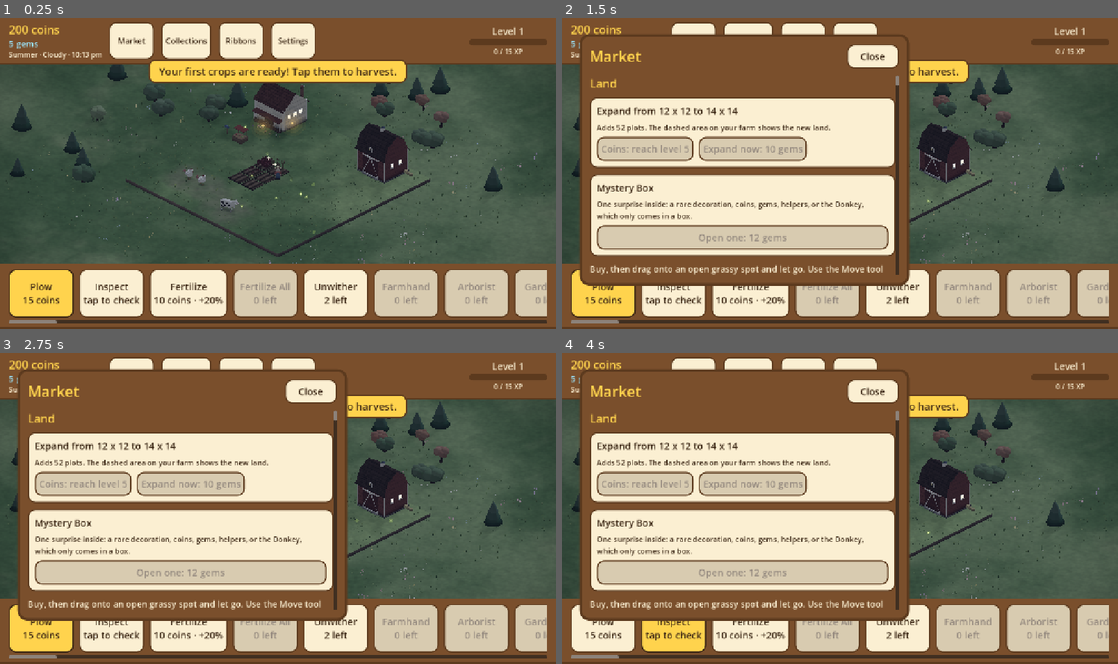
Above: before the commit, frames 1-4 (two rows, left to right).
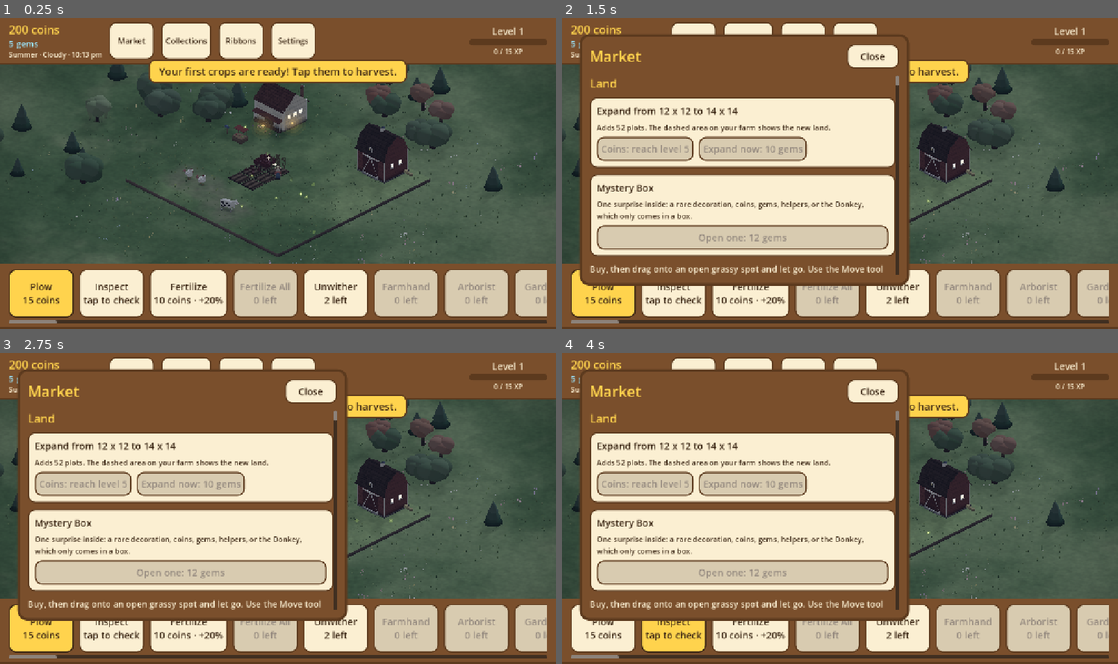
Above: after the commit, the same moments.

Repository: aniket-patra-1998/farm-game
Game: Godot game, scene res://scenes/main.tscn
Two runs of this game, one before a commit and one after it. Both use one fixed random seed, a clock stepped at 60 frames per second and the inputs below.
Inputs:
- Up to frame 1 (0.25 s): no input
- Up to frame 2 (1.5 s): click "Market" at 0.5 s; click "Collections" at 1.25 s
- Up to frame 3 (2.75 s): click "Ribbons" at 2 s
- Up to frame 4 (4 s): click "Plow 15 coins" at 2.75 s; click "Inspect tap to check" at 3.5 s

The runs differ from the first frame. In frame 1, 1.3% of the frame differs, in the area x 0-82%, y 14-54%; in frame 2, 0.8%; in frame 3, 0.8%; in frame 4, 0.8%.

Commit message:
Trees, orchards and crops fill their space: trees 1.65x larger, orchards packed in a grid with crowns touching, crops bigger with a fifth plant per plot
Co-Authored-By: Claude Sonnet 5.5 <noreply@anthropic.com>
Claude-Session: https://claude.ai/code/session_014fNSr1LTa4ZmUtF6K6voar

Diff:
--- a/scripts/world3d/building_fill.gd
+++ b/scripts/world3d/building_fill.gd
@@ -29,7 +29,7 @@
 var _stage := ""              # how near ready, as last shown
 var _produce: Node3D
 const PLANT_KINDS := ["tree", "bloom"]   # what grows in a garden-like building (shown by _show_plants)
-const TREE_FILL := 0.75           # an orchard tree's size, against the space between trees
+const TREE_FILL := 1.3            # an orchard tree's size, against the space between trees (crowns touch)
 const BLOOM_SIZE := 1.5           # a bloom in a Bloom Garden, against one on its own tile (1.6)
 var _plants: Node3D               # the trees or blooms growing in an Orchard or Bloom Garden
 var _doors: Array[Node3D] = []
@@ -162,12 +162,13 @@
 		for k in int(inside[id]):
 			ids.append(id)
 	var ready := Game.is_ready(o)
-	var per_row := 3 if ids.is_empty() or Game.kind_of({"id": ids[0]}) == "tree" else 5
+	var trees := ids.is_empty() or Game.kind_of({"id": ids[0]}) == "tree"
+	# A grid in the field's own proportions; trees are packed tight, crowns just touching (FarmVille's orchards).
+	var per_row := maxi(ceili(sqrt(slots * _fp.x / maxf(_fp.y, 1.0))), 1) if trees else 5
 	var rows := ceili(float(slots) / per_row)
-	# Trees fill the field (FarmVille's orchards were packed): sized to the space between them.
-	var gap := minf(_fp.x * 0.7 / maxf(per_row - 1.0, 1.0), _fp.y * 0.7 / maxf(rows - 1.0, 1.0))
-	var size := clampf(gap * TREE_FILL, 0.35, 0.8)
-	if per_row != 3:
+	var gap := minf(_fp.x * 0.8 / maxf(per_row - 1.0, 1.0), _fp.y * 0.8 / maxf(rows - 1.0, 1.0))
+	var size := clampf(gap * TREE_FILL, 0.4, 1.0)
+	if not trees:
 		# Blooms grow in soil beds, one a row.
 		for r in rows:
 			var bz := _fp.y * (0.15 + 0.7 * r / maxf(rows - 1.0, 1.0)) if rows > 1 else _fp.y * 0.5
@@ -176,7 +177,7 @@
 	for k in mini(ids.size(), slots):
 		var row := int(k / float(per_row))
 		var z := _fp.y * (0.15 + 0.7 * row / maxf(rows - 1.0, 1.0)) if rows > 1 else _fp.y * 0.5
-		var x := _fp.x * (0.15 + 0.7 * (k % per_row) / maxf(per_row - 1.0, 1.0))
+		var x := _fp.x * (0.1 + 0.8 * (k % per_row) / maxf(per_row - 1.0, 1.0))
 		var it := Game.item_data(ids[k])
 		if str(it.get("kind", "")) == "bloom":
 			var d := Game.catalog.get_def(ids[k]) as BloomDef
--- a/scripts/world3d/crops_3d.gd
+++ b/scripts/world3d/crops_3d.gd
@@ -5,11 +5,12 @@
 ## they ripen; produce takes its crop's colour. Rebuilt when plots change, and every few seconds as crops
 ## grow.
 
-const SPOTS := [Vector2(-0.2, -0.2), Vector2(0.2, -0.2), Vector2(-0.2, 0.2), Vector2(0.2, 0.2)]
+const SPOTS := [Vector2(-0.24, -0.24), Vector2(0.24, -0.24), Vector2(-0.24, 0.24), Vector2(0.24, 0.24),
+	Vector2(0, 0)]
 const GROW_REFRESH := 3.0   # seconds between growth updates
 const POP_HEIGHT := 0.5    # how high harvested plants spring before vanishing
 const POP_TIME := 0.42
-const PLANT_SCALE := 1.8    # plants are modelled at about a fifth of a tile; on the farm they fill their bed
+const PLANT_SCALE := 2.5    # plants are modelled at about a fifth of a tile; on the farm they fill their bed
 
 var wind := 0.6: set = _set_wind
 
--- a/scripts/world3d/tree_model.gd
+++ b/scripts/world3d/tree_model.gd
@@ -20,6 +20,7 @@
 const FRUIT_SMALL_R := 0.02
 const FRUIT_OUT := 0.92     # how far out through a leafy clump fruit hangs (1: on its surface)
 const FRUIT_GROWING := 3
+const TILE_FILL := 1.65     # a tree at `size` 1 fills about four fifths of a tile (FarmVille's trees were full, not dainty)
 
 static var _data := {}
 
@@ -46,7 +47,7 @@
 	return (_data.get("forms", {}) as Dictionary).keys()
 
 
-## A tree standing on `base` under `parent`; `size` 1 is a full tree on its own tile. `leaf` overrides the
+## A tree standing on `base` under `parent`; `size` 1 is a full tree on its own tile (crown nearly as wide as it). `leaf` overrides the
 ## kind's leaf colour when given.
 static func build_at(parent: Node3D, base: Vector3, it: Dictionary, size := 1.0, ready := false,
 		seed_value := 0, fruit := true, leaf := UNSET) -> Node3D:
@@ -57,7 +58,7 @@
 	var rng := RandomNumberGenerator.new()
 	rng.seed = seed_value * 7919 + hash(str(it.get("id", "")))
 	# This tree's own variation: a little taller or shorter, leaning a little, turned its own way.
-	var k := size * rng.randf_range(0.9, 1.1)
+	var k := size * TILE_FILL * rng.randf_range(0.9, 1.1)
 	root.rotation.y = rng.randf() * TAU
 	var leaf_col := leaf if leaf.a > 0.0 else Color.html(str(sh.get("leaf", LEAF.to_html())))
 	leaf_col = Color.from_hsv(leaf_col.h + rng.randf_range(-0.015, 0.015), leaf_col.s * rng.randf_range(0.92, 1.05),
